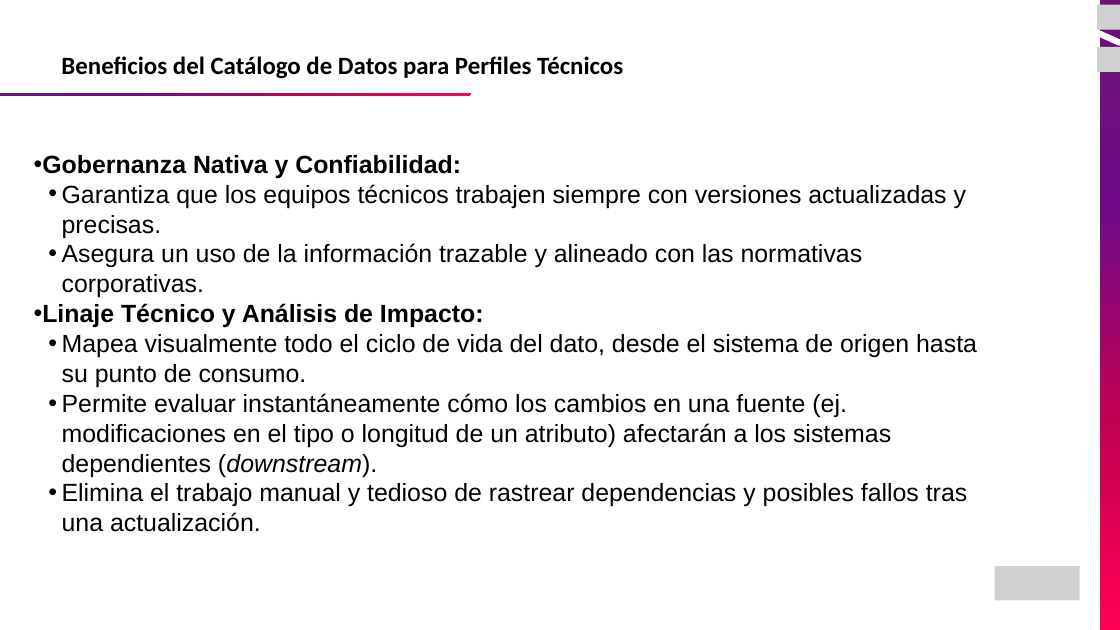
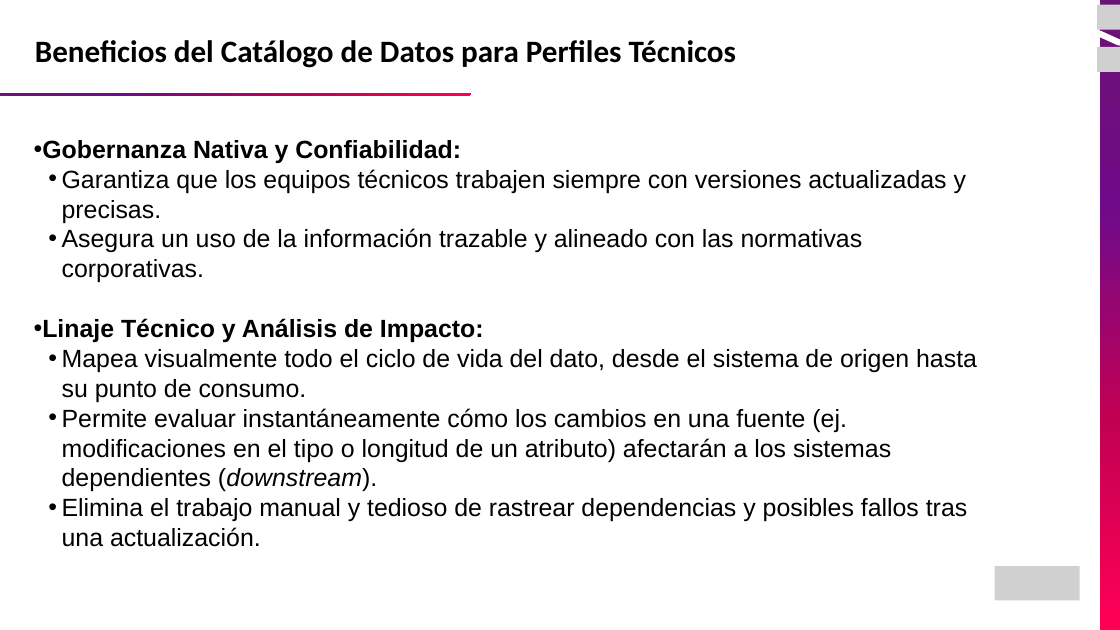
Before and after one commit to JEstebanMejiaV/curso-ingenieria-de-datos, a slide deck: slide 18 of modulo-06_Gobierno y Calidad de Datos/01_Introduccion Gobierno de Datos.pptx (slide 21 before the commit). Drawn at 1120x630 pixels with LibreOffice and Linux fonts; fonts in the diff are those of the drawing; grey boxes stand for pictures. Boxes give left, top, right and bottom in pixels: in the first picture for what was removed or moved away, otherwise in the second. Text is boxed around its words. In the diff, an @@ line names an element or a change of style, - is before the commit and + after.

```diff
--- a/modulo-06_Gobierno y Calidad de Datos/01_Introduccion Gobierno de Datos.pptx
+++ b/modulo-06_Gobierno y Calidad de Datos/01_Introduccion Gobierno de Datos.pptx
@@ text "Beneficios del Catálogo de Datos ...": place and size @@
-text "Beneficios del Catálogo de Datos ..." at (61,56,623,79)
+text "Beneficios del Catálogo de Datos ..." at (35,40,737,68)
@@ text "Beneficios del Catálogo de Datos ..." at (35,40,737,68): size 32 to 40 pt @@
@@ text "Gobernanza Nativa y Confiabilidad:" rewrapped from (42,155,977,532) to (42,140,977,547) @@
```
Also in this commit, not shown: 16 other slides changed, 2 slides added, 5 slides removed, 3 other files.
